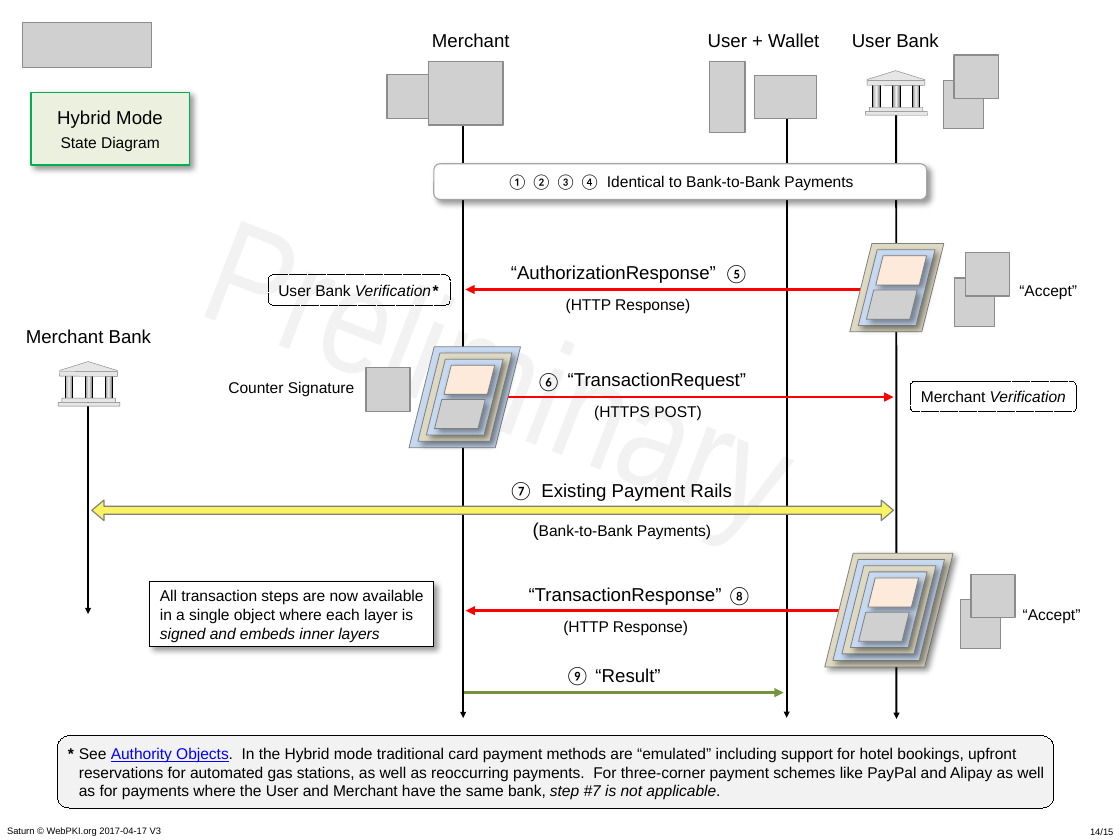
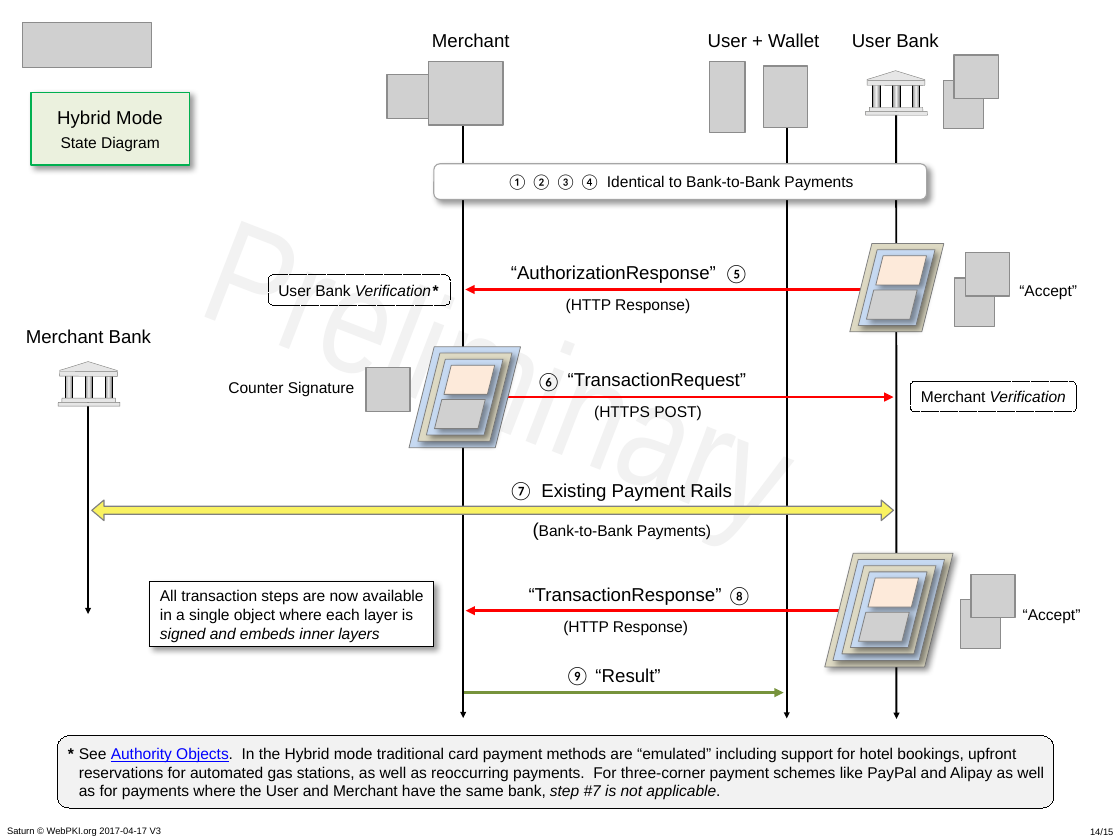
Before and after one commit to cyberphone/doc, a slide deck: slide 14 of saturn/saturn-v3-presentation.pptx. Drawn at 1120x840 pixels with LibreOffice and Linux fonts; fonts in the diff are those of the drawing; grey boxes stand for pictures. Boxes give left, top, right and bottom in pixels: in the first picture for what was removed or moved away, otherwise in the second. Text is boxed around its words. In the diff, an @@ line names an element or a change of style, - is before the commit and + after.

```diff
--- a/saturn/saturn-v3-presentation.pptx
+++ b/saturn/saturn-v3-presentation.pptx
@@ picture at [764,66,808,128]: rotation 90 to 0 degrees @@
@@ arrow moved from (786, 114) - (786, 718) to (786, 123) - (786, 718) @@
```
Also in this commit, not shown: 2 other slides changed, 3 other files.
